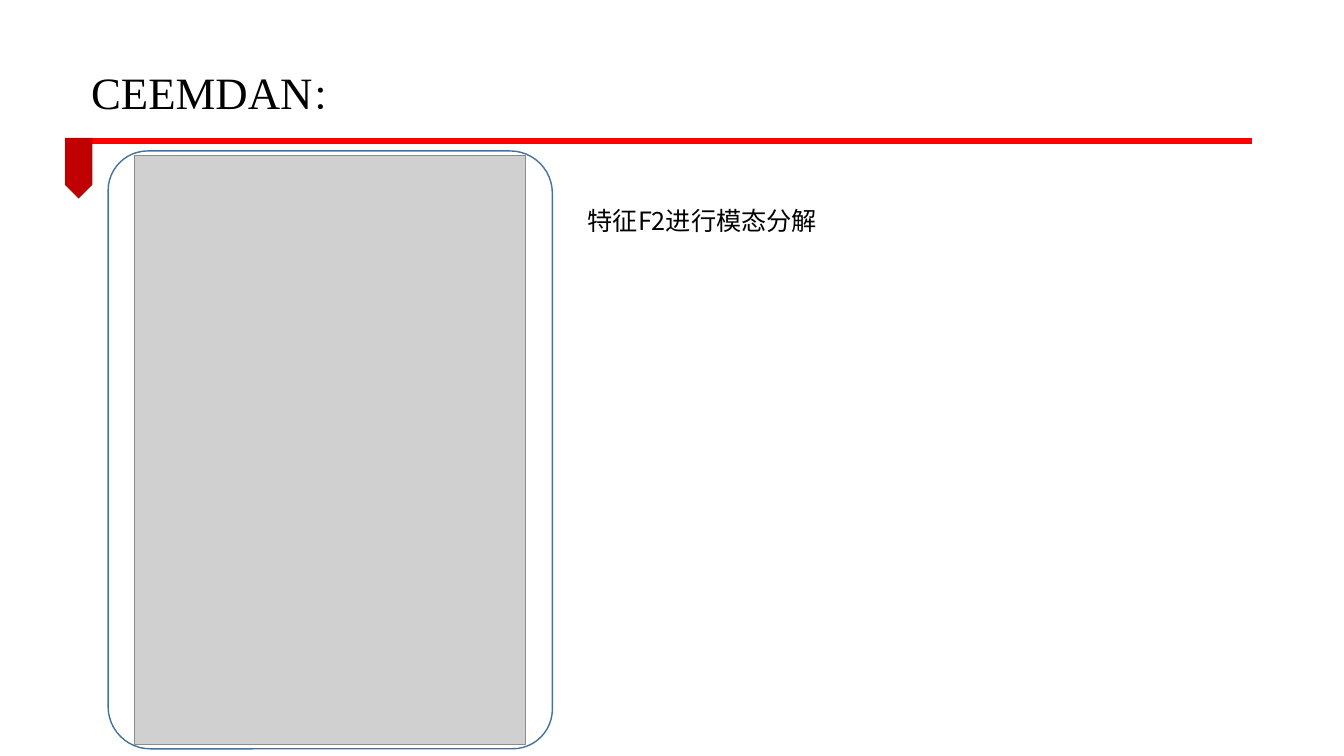
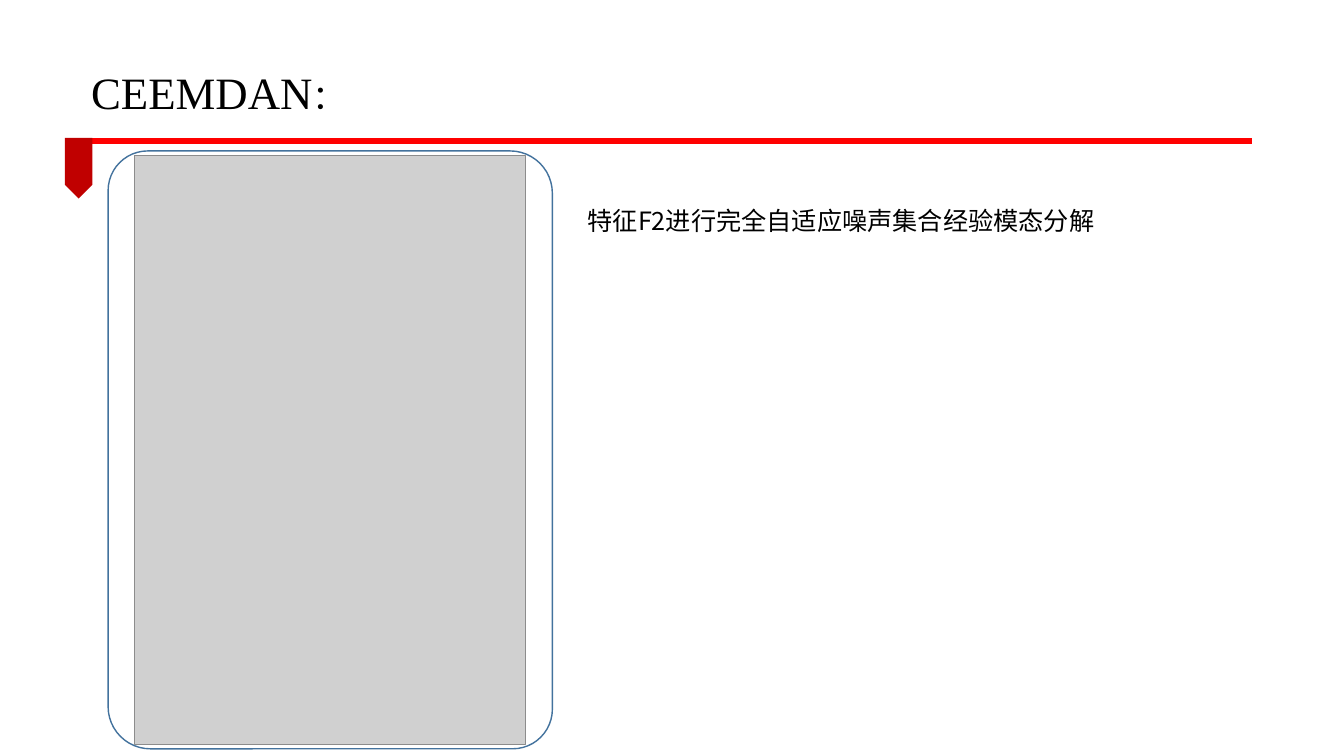
Before and after one commit to lucking666/sys, a slide deck: slide 23 of 卢老师论文汇报/CEEMDAN汇报.pptx (slide 14 before the commit). Drawn at 1344x756 pixels with LibreOffice and Linux fonts; fonts in the diff are those of the drawing; grey boxes stand for pictures; background and template pictures are left out. Boxes give left, top, right and bottom in pixels: in the first picture for what was removed or moved away, otherwise in the second. Text is boxed around its words. In the diff, an @@ line names an element or a change of style, - is before the commit and + after.

```diff
--- a/卢老师论文汇报/CEEMDAN汇报.pptx
+++ b/卢老师论文汇报/CEEMDAN汇报.pptx
@@ text at bbox=[588, 208, 1095, 232]: text changed @@
-特征F2进行模态分解
+特征F2进行完全自适应噪声集合经验模态分解
```
Also in this commit, not shown: 2 other slides changed, 10 slides added, 1 slide removed, 2 other files.
